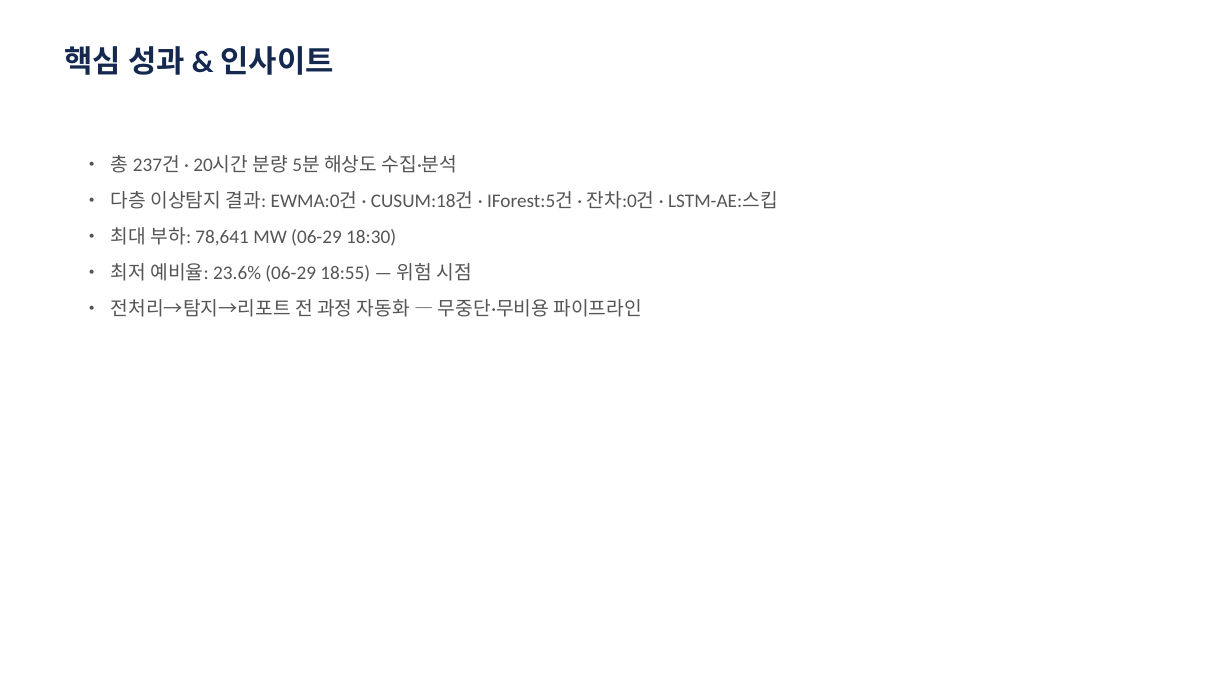
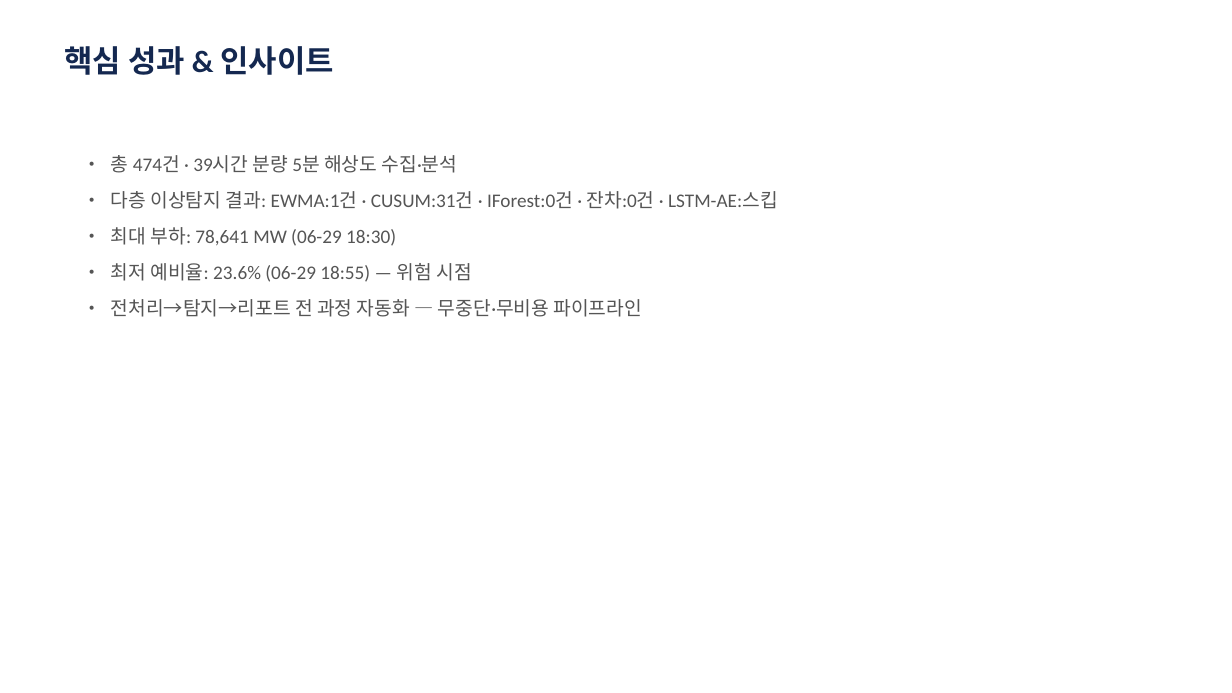
Before and after one commit to robinho0329/power-grid-anomaly-monitor, a slide deck: slide 8 of reports/portfolio/2026-06-30.pptx. Drawn at 1232x693 pixels with LibreOffice and Linux fonts; fonts in the diff are those of the drawing. Boxes give left, top, right and bottom in pixels: in the first picture for what was removed or moved away, otherwise in the second. Text is boxed around its words. In the diff, an @@ line names an element or a change of style, - is before the commit and + after.

```diff
--- a/reports/portfolio/2026-06-30.pptx
+++ b/reports/portfolio/2026-06-30.pptx
@@ text at (111,155,778,209): text changed @@
-• 총 237건 · 20시간 분량 5분 해상도 수집·분석
-• 다층 이상탐지 결과: EWMA:0건 · CUSUM:18건 · IForest:5건 · 잔차:0건 · LSTM-AE:스킵
+• 총 474건 · 39시간 분량 5분 해상도 수집·분석
+• 다층 이상탐지 결과: EWMA:1건 · CUSUM:31건 · IForest:0건 · 잔차:0건 · LSTM-AE:스킵
```
Also in this commit, not shown: 1 other slide changed, 1 other file.
